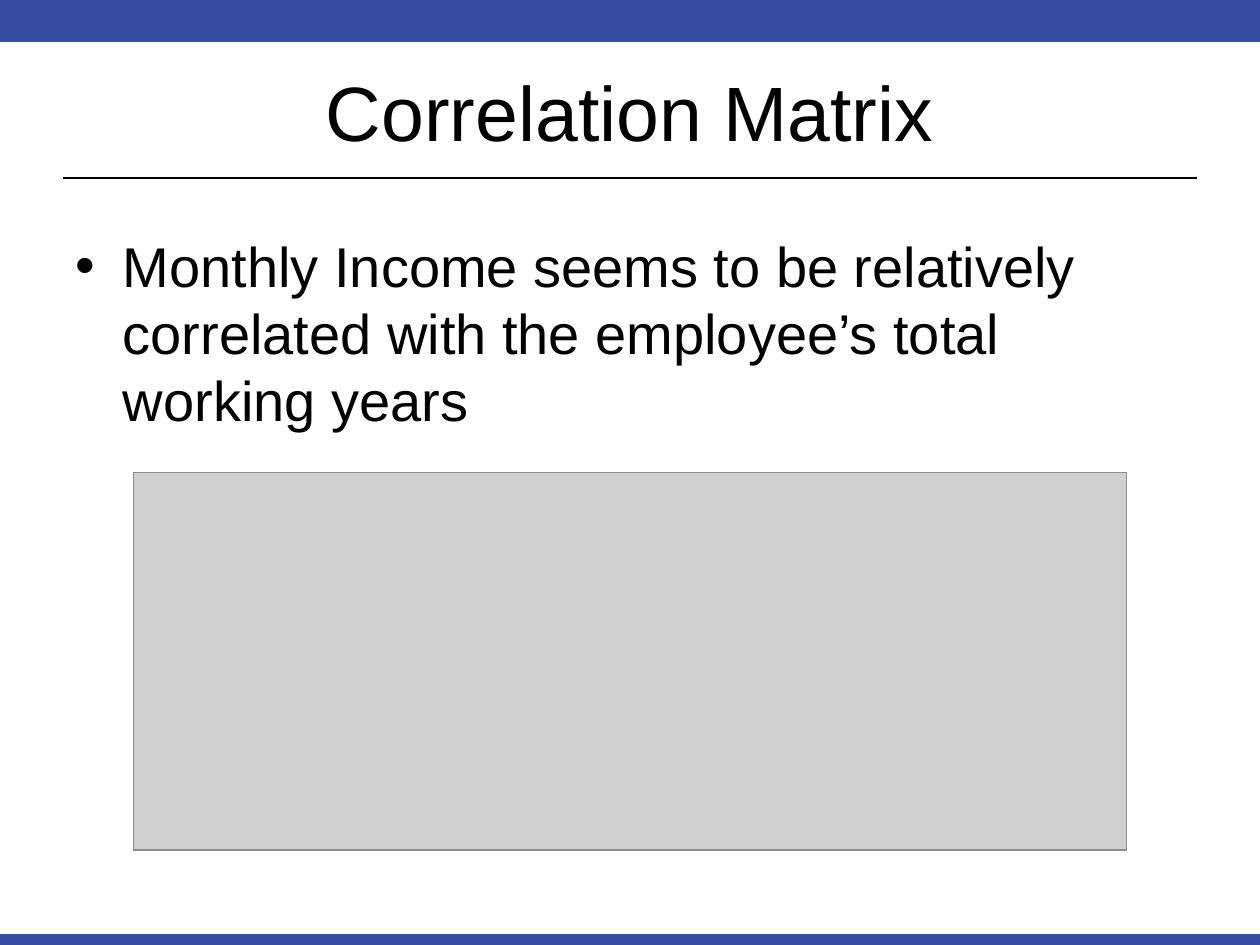
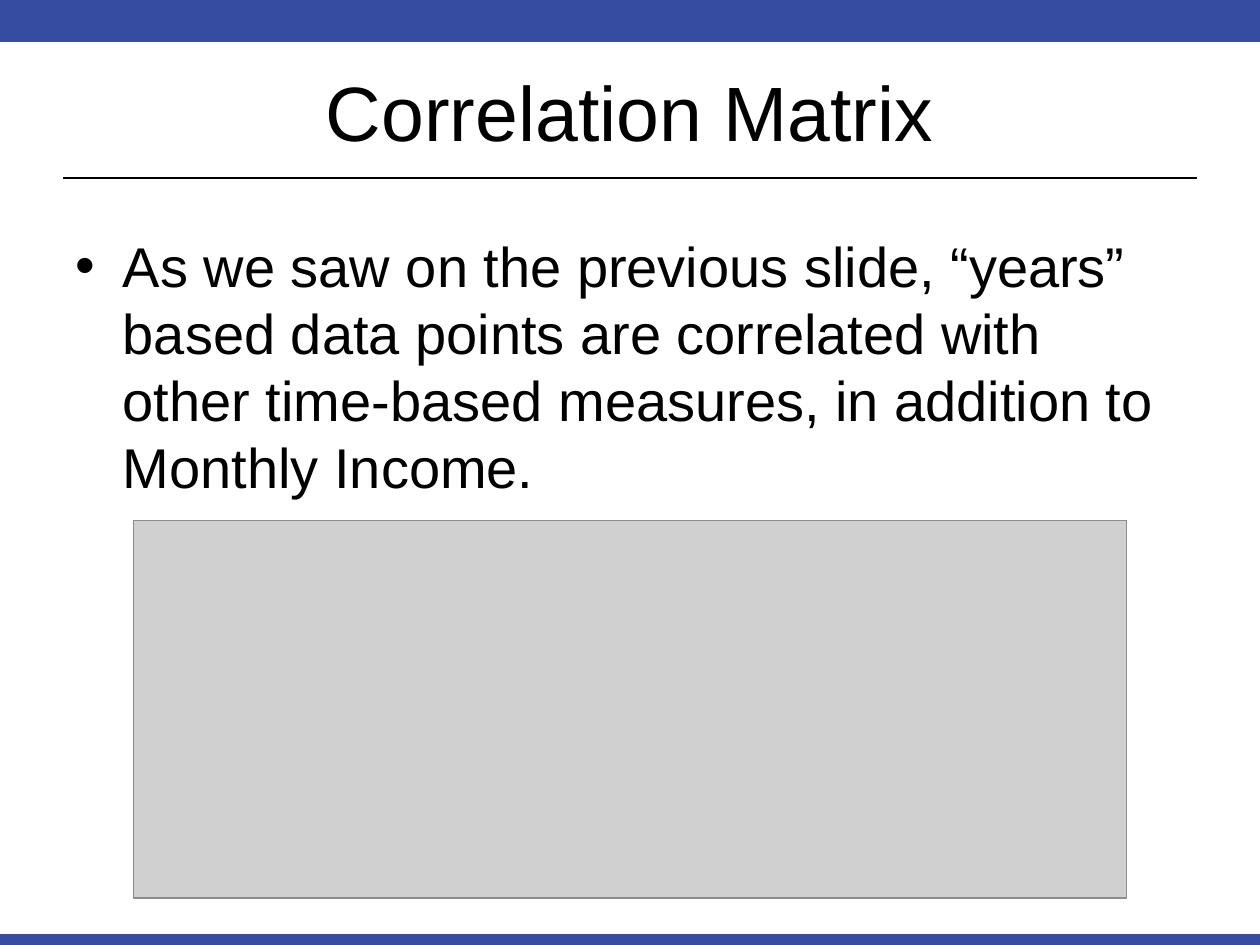
Before and after one commit to RobinsonCW/CaseStudy2DDS, a slide deck: slide 5 of presentations/DS6306_Proj2_Final_Presentation.pptx. Drawn at 1260x945 pixels with LibreOffice and Linux fonts; fonts in the diff are those of the drawing; grey boxes stand for pictures. Boxes give left, top, right and bottom in pixels: in the first picture for what was removed or moved away, otherwise in the second. Text is boxed around its words. In the diff, an @@ line names an element or a change of style, - is before the commit and + after.

```diff
--- a/presentations/DS6306_Proj2_Final_Presentation.pptx
+++ b/presentations/DS6306_Proj2_Final_Presentation.pptx
@@ text at (123,246,1153,499): text changed @@
-• Monthly Income seems to be relatively correlated with the employee’s total working years
+• As we saw on the previous slide, “years” based data points are correlated with other time-based measures, in addition to Monthly Income.
@@ picture: place and size @@
-picture at (134,472,1128,850)
+picture at (134,520,1128,898)
```
Also in this commit, not shown: 4 other slides changed, 2 slides added.
